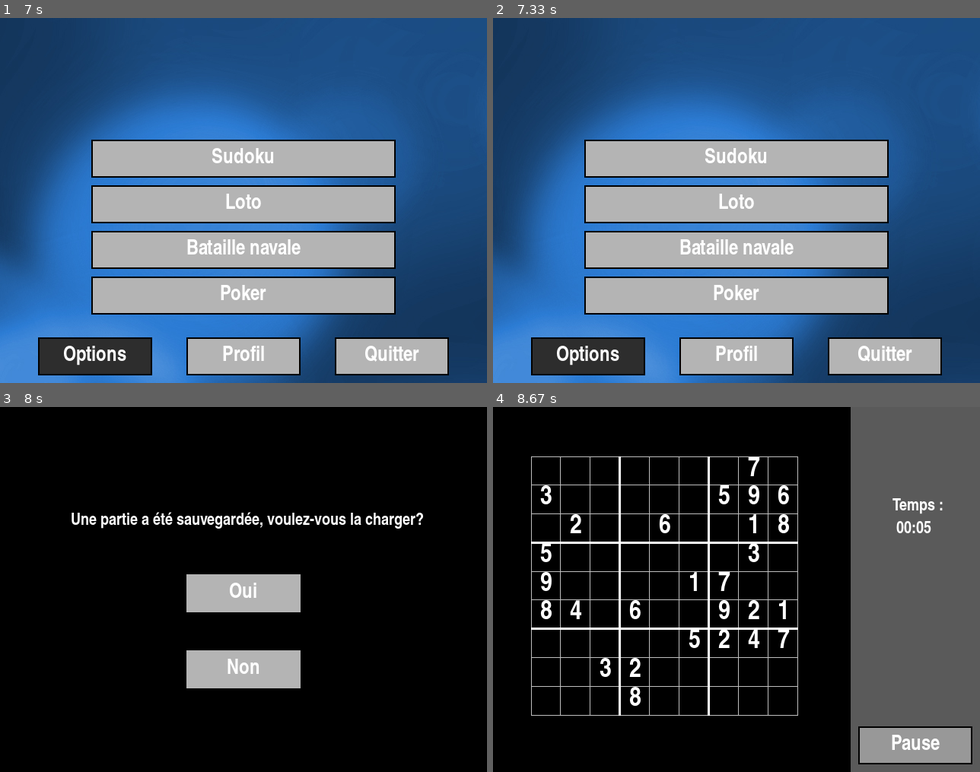
Above: before the commit, frames 1-4 (two rows, left to right).
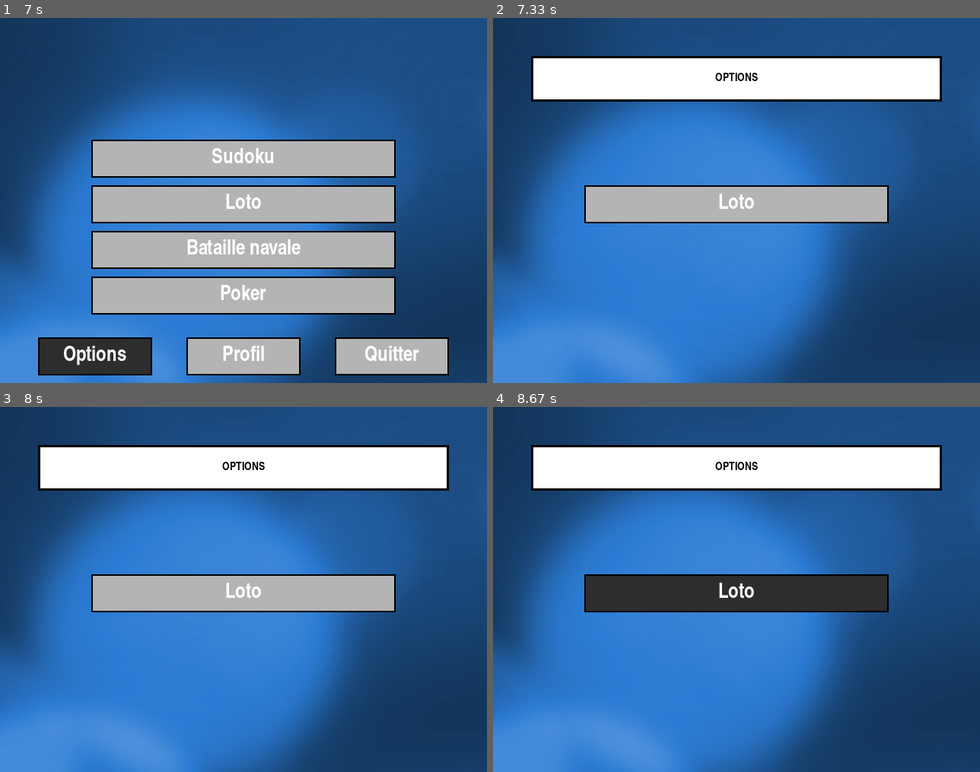
Above: after the commit, the same moments.

Repository: erwandemerville/4Games
Game: pygame game, started from src/main.py
Two runs of this game, one before a commit and one after it. Both use one fixed random seed, a clock stepped at 60 frames per second and the inputs below.
Inputs (mouse positions are in pixels of both pictures, inside the frame that each line leads up to):
- Up to frame 1 (7 s): click (194, 160) at 0.38 s; click (243, 226) at 0.8 s; click (262, 244) at 1.2 s; click (77, 288) at 1.55 s; click (370, 65) at 1.88 s; click (97, 178) at 2.22 s; click (287, 105) at 2.52 s; click (204, 178) at 2.85 s; click (326, 328) at 3.22 s; click (311, 247) at 3.52 s; click (355, 200) at 3.85 s; click (141, 178) at 4.22 s; click (121, 255) at 4.52 s; click (77, 189) at 4.85 s; click (233, 328) at 5.22 s; click (336, 313) at 5.52 s; click (423, 339) at 5.85 s; click (243, 69) at 6.2 s; click (233, 237) at 6.6 s
- Up to frame 2 (7.33 s): click (590, 357) at 7.05 s
- Up to frame 3 (8 s): click (194, 549) at 7.68 s
- Up to frame 4 (8.67 s): click (736, 593) at 8.3 s

Frame 1 is identical in both runs. In frame 2, 37% of the frame differs, in the area x 7-93%, y 10-98%; in frame 3, 96%; in frame 4, 99%, in the area x 0-100%, y 0-100%.

Commit message:
Préparatifs pour le menu options

Diff:
--- a/src/Data/__init__.py
+++ b/src/Data/__init__.py
@@ -46,7 +46,11 @@
                         ui.Bouton((frame.get_width()/2)-(150/2),frame.get_height()-60,150,50,2,color_boutons_change,"Profil",color_boutons,police,color_f),
                         ui.Bouton(frame.get_width()-200,frame.get_height()-60,150,50,2,color_boutons_change,"Quitter",color_boutons,police,color_f)]))
 
-            Data.menus.append(sb.Menu_Optn(data, []))
+            Data.menus.append(sb.Menu_Optn(data,
+                                           [ui.Bouton(x_btn,y_btn_start+60,width_b,50,2,color_boutons_change,"Loto",color_boutons,police,color_f)] ,
+                                           [ui.Title(50,50,(frame.get_width()-100),60,3,"OPTIONS")]
+
+                                           ))
 
             Data.menus.append(sb.Menu_SavedGrille(data, [ui.Bouton(245, 220, 150, 50,0,(45,45,45),"Oui",(180,180,180),police,(255,255,255)), ui.Bouton(245, 320, 150, 50,0,(45,45,45), "Non",(180,180,180),police,(255,255,255))],
                                                     [ui.Title(75, 100, 500, 100, 2, "Une partie a été sauvegardée, voulez-vous la charger?", (0,0,0,0), police20, (255,255,255))]))
--- a/src/SubMenu/__init__.py
+++ b/src/SubMenu/__init__.py
@@ -46,7 +46,8 @@
         elif(self.boutons[3].isCursorInRange()):
             print("Lancement du poker")
         elif(self.boutons[4].isCursorInRange()):
-            print("Lancement des options")
+            self.data.setEtat(1)
+            da.Data.menus[1].draw(frame)
         elif(self.boutons[5].isCursorInRange()):
             print("Lancement du profil")
         elif(self.boutons[6].isCursorInRange()):
@@ -56,17 +57,21 @@
 class Menu_Optn(Menu_G):
     "classe représentant le menu des options"
 
-    def __init__(self,data, boutons):
-        # Constructeur prenant la classe Data définie dans le main.py
-        super().__init__(data,boutons)
+    def __init__(self,data, boutons,titles):
+        # Constructeur prenant la classe Data définie dans le main.py
+        super().__init__(data,boutons)
+        self.titles = TitleManager.TitleManager(titles)
 
     def click(self, frame):
         #indique comment le menu doit réagir quand un clic de souris est effectué
         pass
 
     def draw(self, frame):
-        print("héhé")
+        #print("héhé")
+        frame.blit(self.data.fond,(0,0))
         super().draw(frame)
+        self.titles.draw(frame)
+        pygame.display.flip()
 
 class Menu_SavedGrille(Menu_G):
     "classe représentant le menu qui s'affiche pour demander si l'on utilise la grille sauvegardée"
--- a/src/main.py
+++ b/src/main.py
@@ -25,11 +25,8 @@
                 data.fin = True
             elif(event.type == MOUSEBUTTONDOWN):
                 # Quand un clic est effectué
-                if (data.etat == 1):
-                    print("OPTIONS")
-                else:
-                    da.Data.menus[data.etat].draw(frame)
-                    da.Data.menus[data.etat].click(frame)
+                da.Data.menus[data.etat].draw(frame)
+                da.Data.menus[data.etat].click(frame)
             elif (event.type == MOUSEMOTION):
                 # Quand la souris est en mouvement
                 if (data.etat == 4):
